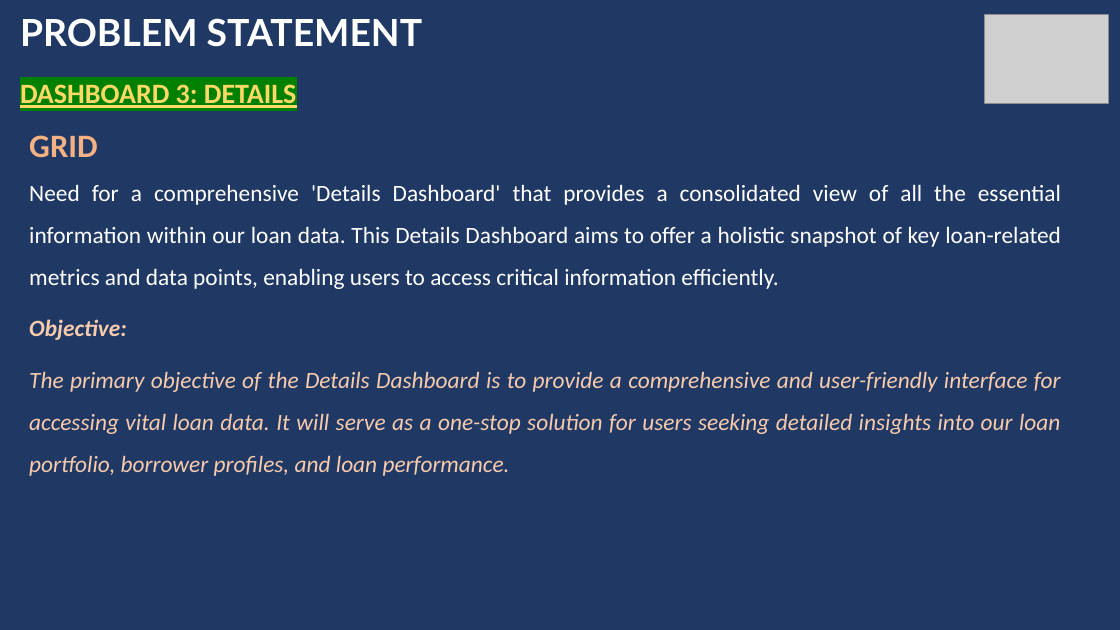
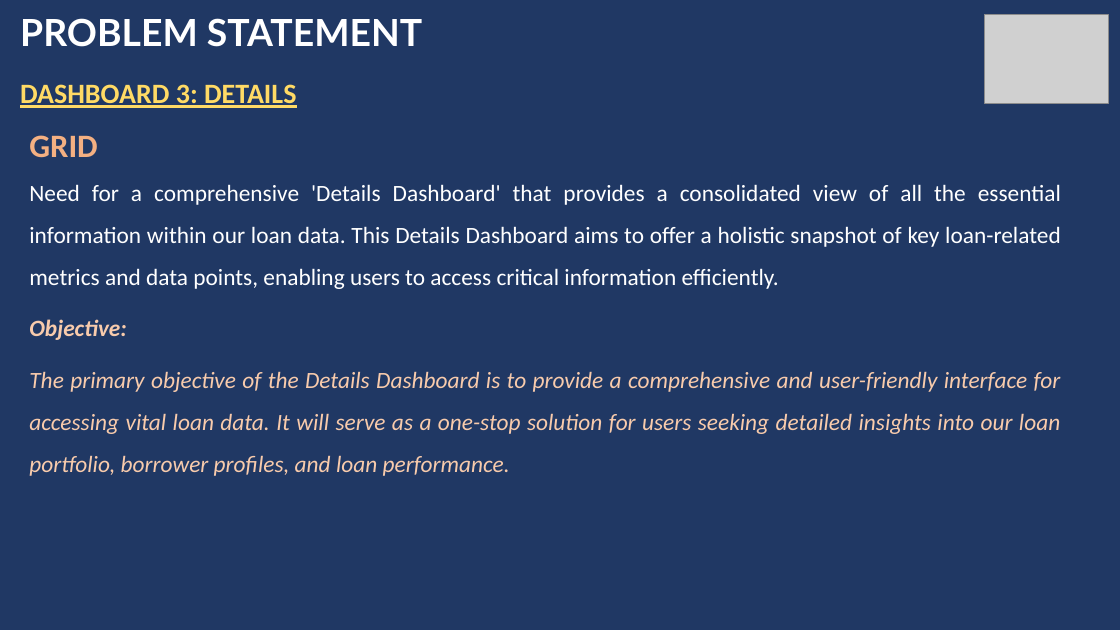
Before and after one commit to shrishtisahu77/Bank-Loan-Analysis, a slide deck: slide 7 of Bank Loan PPT Power BI.pptx (slide 14 before the commit). Drawn at 1120x630 pixels with LibreOffice and Linux fonts; fonts in the diff are those of the drawing; grey boxes stand for pictures. Boxes give left, top, right and bottom in pixels: in the first picture for what was removed or moved away, otherwise in the second. Text is boxed around its words. In the diff, an @@ line names an element or a change of style, - is before the commit and + after.

```diff
--- a/Bank Loan PPT Power BI.pptx
+++ b/Bank Loan PPT Power BI.pptx
@@ text "DASHBOARD 3: DETAILS" at (x1=20, y1=84, x2=296, y2=108): text colour #FFD966 to #FFDA65, highlight #008000 to none @@
@@ text at (x1=29, y1=135, x2=1061, y2=476): text colour #F4B183 to #F4B082 in "GRID"; text colour #F8CBAD to #F8CBAC in "Objective:", "The primary objective of the Details Dashboard ..." @@
```
Also in this commit, not shown: 7 other slides changed, 9 slides removed.
